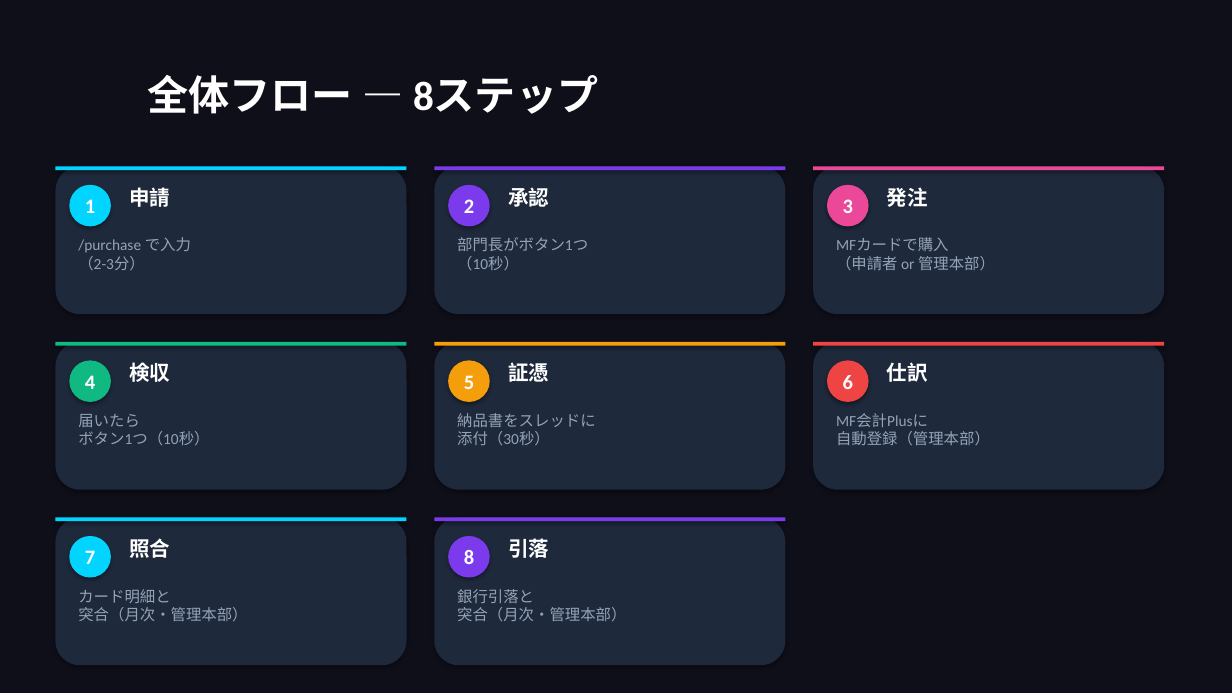
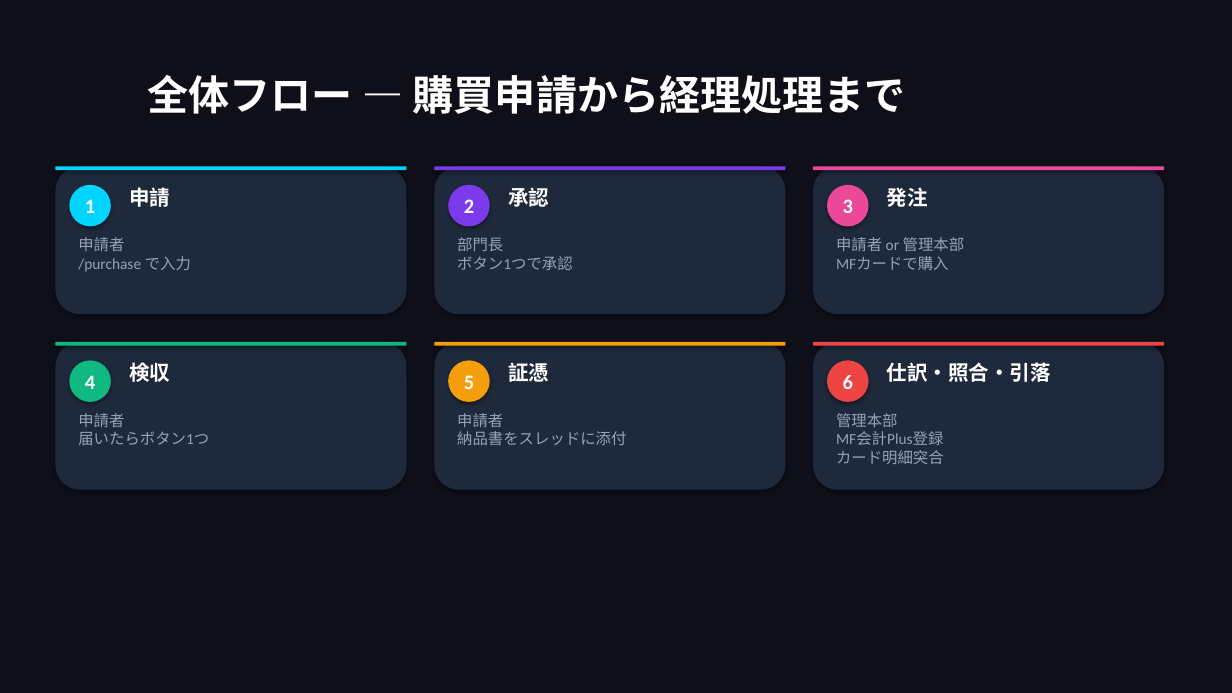
Before and after one commit to takeshiizawa123/next-procurement-poc, a slide deck: slide 3 of docs/user-manual.pptx (slide 2 before the commit). Drawn at 1232x693 pixels with LibreOffice and Linux fonts; fonts in the diff are those of the drawing. Boxes give left, top, right and bottom in pixels: in the first picture for what was removed or moved away, otherwise in the second. Text is boxed around its words. In the diff, an @@ line names an element or a change of style, - is before the commit and + after.

```diff
--- a/docs/user-manual.pptx
+++ b/docs/user-manual.pptx
@@ text at box(148, 75, 906, 114): text changed @@
-全体フロー — 8ステップ
+全体フロー — 購買申請から経理処理まで
@@ text at box(78, 237, 191, 272): text changed @@
-/purchase で入力
-（2-3分）
+申請者
+/purchase で入力
@@ text at box(457, 237, 573, 270): text changed @@
-部門長がボタン1つ
-（10秒）
+部門長
+ボタン1つで承認
@@ text at box(836, 237, 965, 270): text changed @@
-MFカードで購入
-（申請者 or 管理本部）
+申請者 or 管理本部
+MFカードで購入
@@ text at box(887, 362, 1051, 382): text changed @@
-仕訳
+仕訳・照合・引落
@@ text at box(78, 413, 209, 445): text changed @@
-届いたら
-ボタン1つ（10秒）
+申請者
+届いたらボタン1つ
@@ text at box(457, 413, 626, 445): text changed @@
-納品書をスレッドに
-添付（30秒）
+申請者
+納品書をスレッドに添付
@@ text at box(836, 413, 944, 464): text changed @@
-MF会計Plusに
-自動登録（管理本部）
+管理本部
+MF会計Plus登録
+カード明細突合
@@ rounded rectangle removed at box(55, 518, 407, 665) @@
@@ rectangle removed at box(55, 518, 407, 521) @@
@@ ellipse removed at box(69, 536, 111, 578) @@
-7
@@ text removed at box(129, 538, 170, 558) @@
-照合
@@ rounded rectangle removed at box(434, 518, 786, 665) @@
@@ rectangle removed at box(434, 518, 786, 521) @@
@@ ellipse removed at box(448, 536, 490, 578) @@
-8
@@ text removed at box(508, 538, 549, 558) @@
-引落
@@ text removed at box(78, 589, 247, 621) @@
-カード明細と
-突合（月次・管理本部）
@@ text removed at box(457, 589, 626, 621) @@
-銀行引落と
-突合（月次・管理本部）
```
Also in this commit, not shown: 22 other slides changed, 7 slides added, 10 slides removed, 1 other file.
